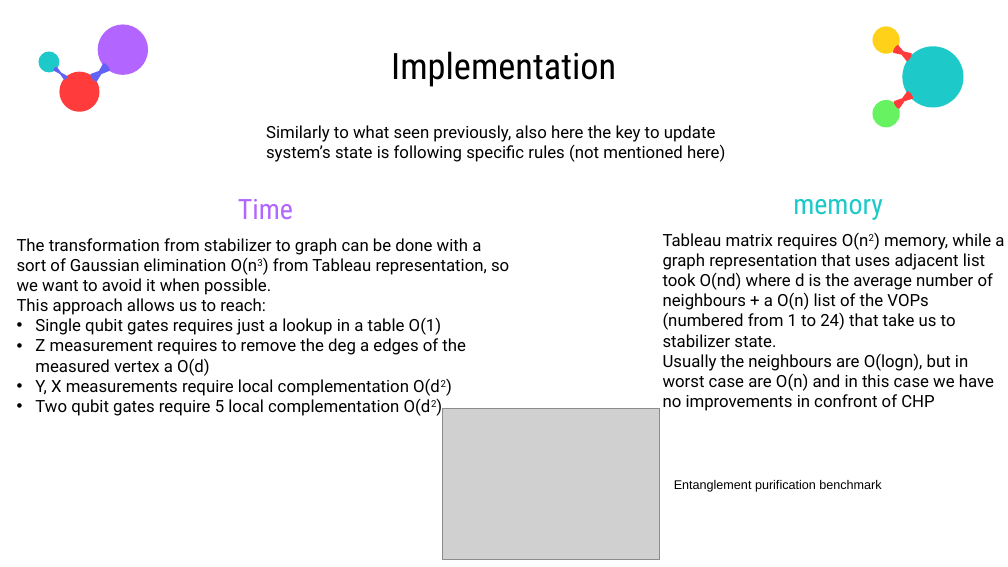
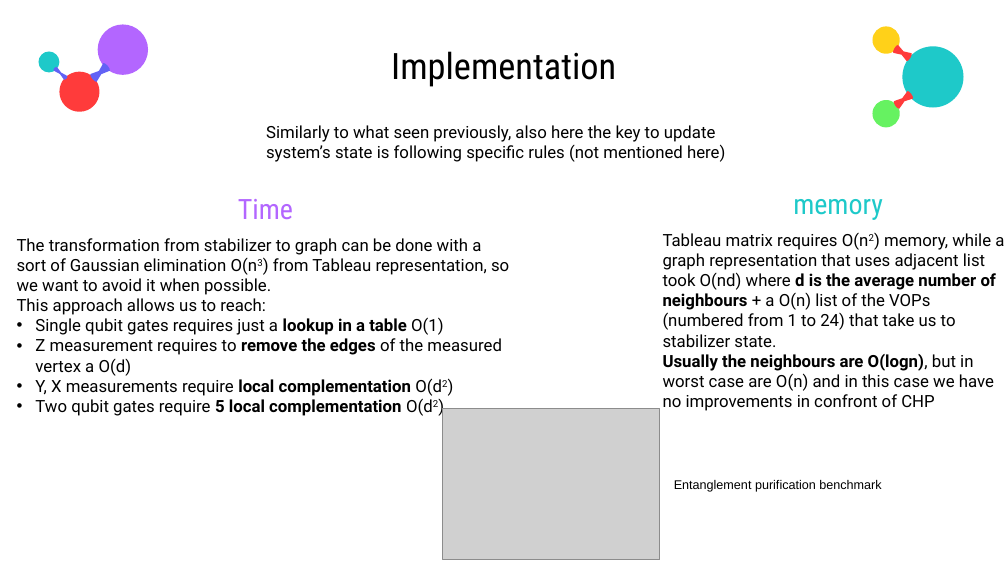
Before and after one commit to Moriarty2002/quantum-information, a slide deck: slide 13 of docs/elaborato.pptx. Drawn at 1008x567 pixels with LibreOffice and Linux fonts; fonts in the diff are those of the drawing; grey boxes stand for pictures. Boxes give left, top, right and bottom in pixels: in the first picture for what was removed or moved away, otherwise in the second. Text is boxed around its words. In the diff, an @@ line names an element or a change of style, - is before the commit and + after.

Commit message:
Minor presentation's improvements

```diff
--- a/docs/elaborato.pptx
+++ b/docs/elaborato.pptx
@@ text "Tableau matrix requires O(n2) memory, ..." at <box>663,233,1004,411</box>: bold on in "d is the average number of neighbours", "Usually the neighbours are O(logn)," @@
@@ text at <box>35,317,444,416</box>: bold on in "lookup in a table", "local complementation", "5 local complementation" @@
@@ text at <box>35,338,502,376</box>: text changed @@
-• Z measurement requires to remove the deg a edges of the measured vertex a O(d)
+• Z measurement requires to remove the edges of the measured vertex a O(d)
```
